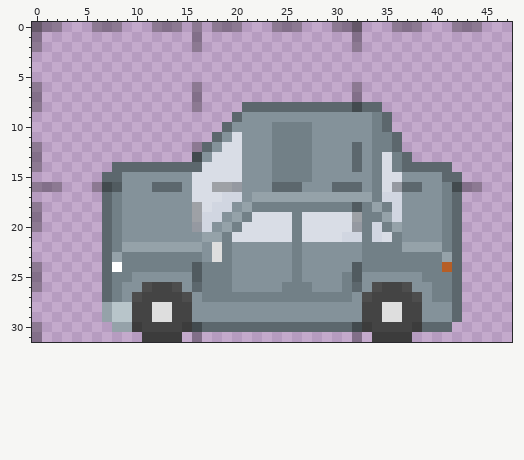
Pixel-art sprite: src/resources/greyCarW.png. The picture above was drawn from the file before the commit.
The file is 48x32 pixels. Colours within 5 levels of each other are drawn and written as one.
The result:
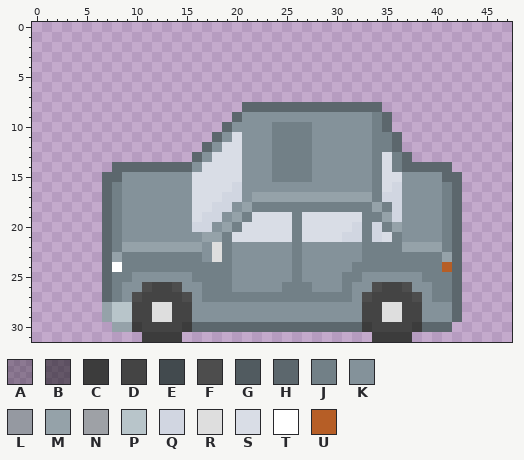
Palette (. is transparent): A #00000049  B #0000007d  C #3c3c3c  D #444444  E #424a4e  F #4d4d4d  G #515b60  H #5c676d  J #728087  K #84929a  L #9599a1  M #95a2a9  N #9ea1a6  P #b8c5ca  Q #d1d6e1  R #dedede  S #d9dde6  T #ffffff  U #b65e26
Difference:
y 0: x 0..2 BAA -> ...; x 6..8 AAA -> ...; x 12..14 AAA -> ...; x 16 A -> .; x 18..20 AAA -> ...; x 24..26 AAA -> ...; x 30..32 AAB -> ...; x 36..38 AAA -> ...; x 42..44 AAA -> ...
y 1..2: x 0 A -> .; x 16 A -> .; x 32 A -> .
y 6..7: x 0 A -> .; x 16 A -> .; x 32 A -> .
y 8: x 0 A -> .; x 16 A -> .; x 32 E -> H
y 12: x 0 A -> .; x 16 A -> .; x 32 H -> K
y 13: x 0 A -> .; x 16 E -> H; x 32 H -> K
y 14: x 0 A -> .; x 16 H -> K; x 32 H -> K
y 16: x 0..2 AAA -> ...; x 6..8 AEG -> .HJ; x 12..14 HHH -> KKK; x 18..20 NNL -> SSQ; x 24..26 HHH -> KKK; x 30..32 HHH -> KKK; x 36..38 LHH -> QKK; x 42..44 EAA -> H..
y 18: x 0 A -> .; x 16 N -> S; x 32 G -> J
y 19: x 0 A -> .; x 16 N -> S; x 32 N -> S
y 20: x 0 A -> .; x 16 L -> Q; x 32 L -> Q
y 24..25: x 0 A -> .; x 16 G -> J; x 32 G -> J
y 26: x 0 A -> .; x 16 H -> K; x 32 H -> K
y 30: x 0 A -> .; x 16 E -> H; x 32 E -> H
y 31: x 0 A -> .; x 16 A -> .; x 32 A -> .
